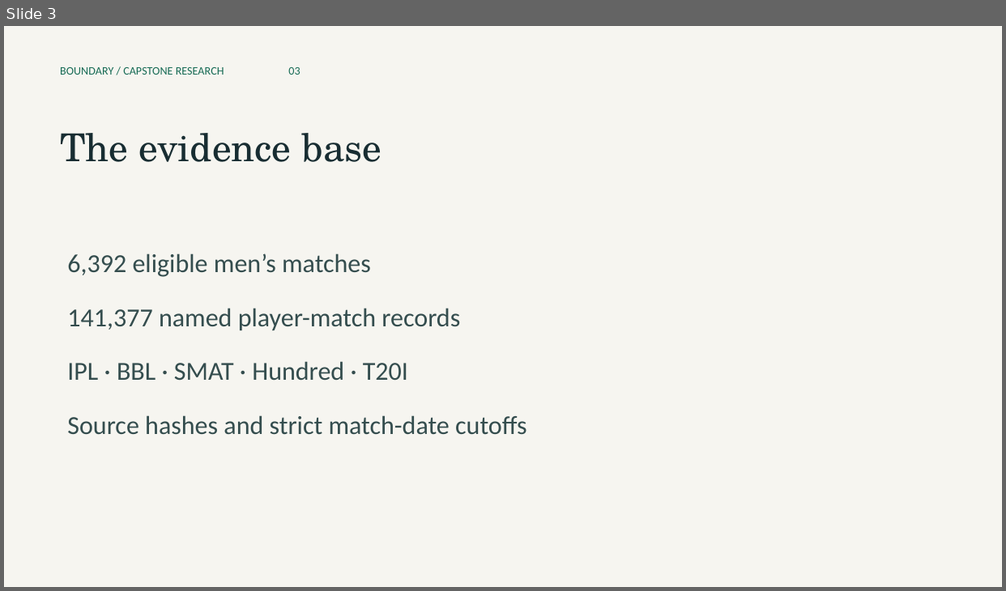
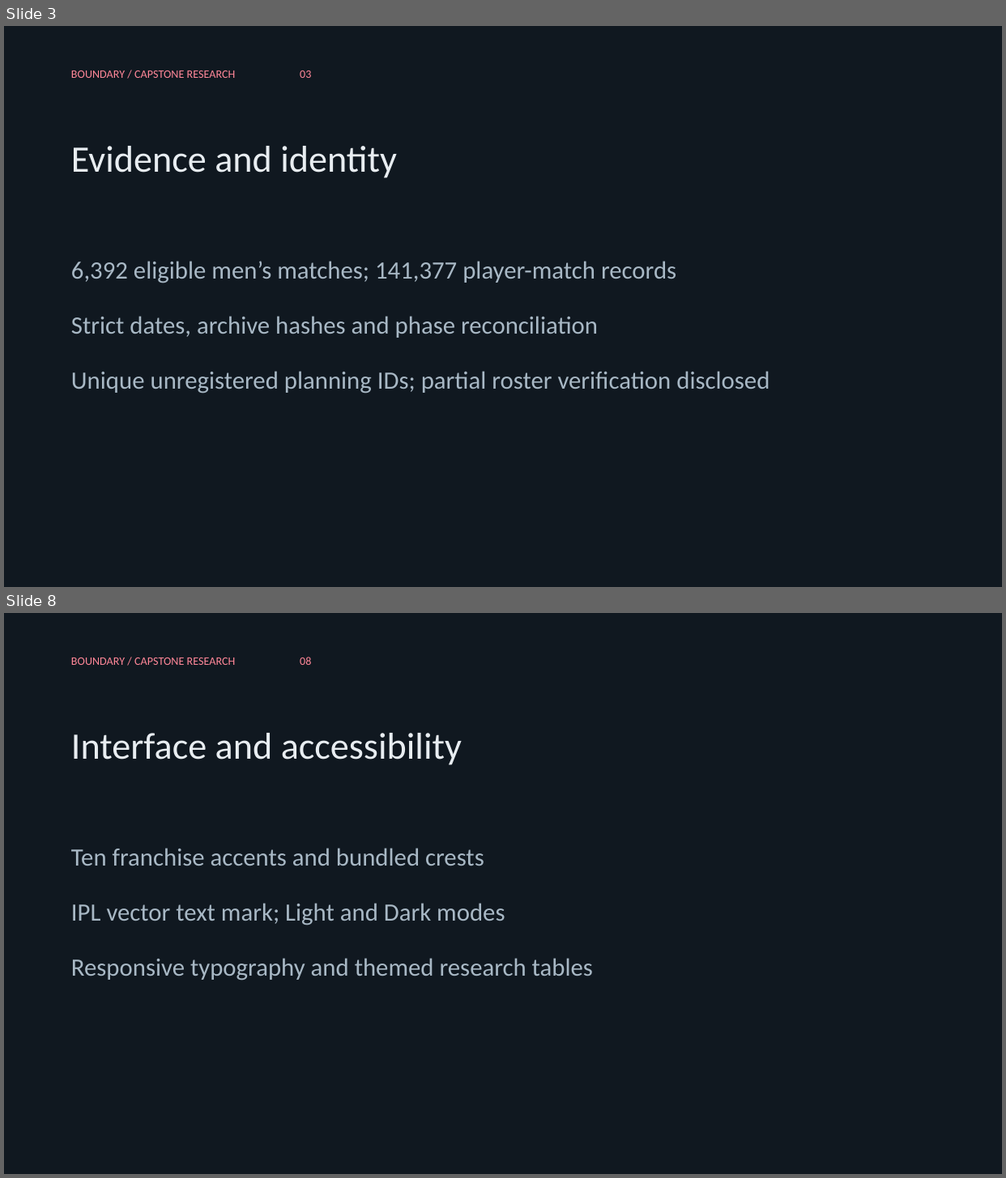
Before and after one commit to br-abishek-07/boundary-cricket-capstone, a slide deck: docs/Capstone_Presentation.pptx. Shown one above the other, each under a label of ours: slide 3 before the commit, slides 3 and 8 after it; the slides between them are not shown. The pictures are 1006x591 and 1006x1178 pixels, drawn with LibreOffice and Linux fonts; fonts in the diff are those of the drawing. Boxes give left, top, right and bottom in pixels: in the first picture for what was removed or moved away, otherwise in the second. Text is boxed around its words. In the diff, an @@ line names an element or a change of style, - is before the commit and + after.

Commit message:
Correct evidence integrity, supported XI workloads and grounded agent; add franchise themes
Preserve player identities and raw totals, correct phase filters, enforce complete bowling allocation, isolate private-session records, and gate research forecasts against the learned chase baseline. Add bundled marks, franchise accents and Light/Dark appearance.

Validation: 31 core regressions, 41 UI workflow checks and 5 local Chromium checks. Live provider quality and full current squad verification remain disclosed limits.

```diff
--- a/docs/Capstone_Presentation.pptx
+++ b/docs/Capstone_Presentation.pptx
@@ slide 8 added at [4, 613, 1002, 1174], background #101820 @@
@@ text added at [71, 657, 311, 665], 11 pt, text #FF8798 @@
+BOUNDARY / CAPSTONE RESEARCH 08
@@ text added at [71, 733, 462, 765], 36 pt, text #E8EDF1 @@
+Interface and accessibility
@@ text added at [71, 848, 593, 981], 24 pt, text #A8B8C5 @@
+Ten franchise accents and bundled crests
+IPL vector text mark; Light and Dark modes
+Responsive typography and themed research tables
@@ slide 3 changed as well @@
@@ background #F6F5F0 to #101820 @@
@@ text "BOUNDARY / CAPSTONE RESEARCH 03": place and size @@
-text "BOUNDARY / CAPSTONE RESEARCH 03" at [60, 67, 300, 75]
+text "BOUNDARY / CAPSTONE RESEARCH 03" at [71, 71, 311, 78]
@@ text "BOUNDARY / CAPSTONE RESEARCH 03" at [71, 71, 311, 78]: text colour #176B55 to #FF8798; more space between paragraphs @@
@@ text at [71, 146, 397, 178]: text changed; size 37 to 36 pt; font TeX Gyre Schola to Calibri; text colour #182D32 to #E8EDF1 @@
-The evidence base
+Evidence and identity
@@ text at [71, 261, 769, 394]: text changed; size 25 to 24 pt; text colour #344D4E to #A8B8C5 @@
-6,392 eligible men’s matches
-141,377 named player-match records
-IPL · BBL · SMAT · Hundred · T20I
-Source hashes and strict match-date cutoffs
+6,392 eligible men’s matches; 141,377 player-match records
+Strict dates, archive hashes and phase reconciliation
+Unique unregistered planning IDs; partial roster verification disclosed
```
Also in this commit, not shown: 8 other slides added, 9 slides removed, 52 other files.
